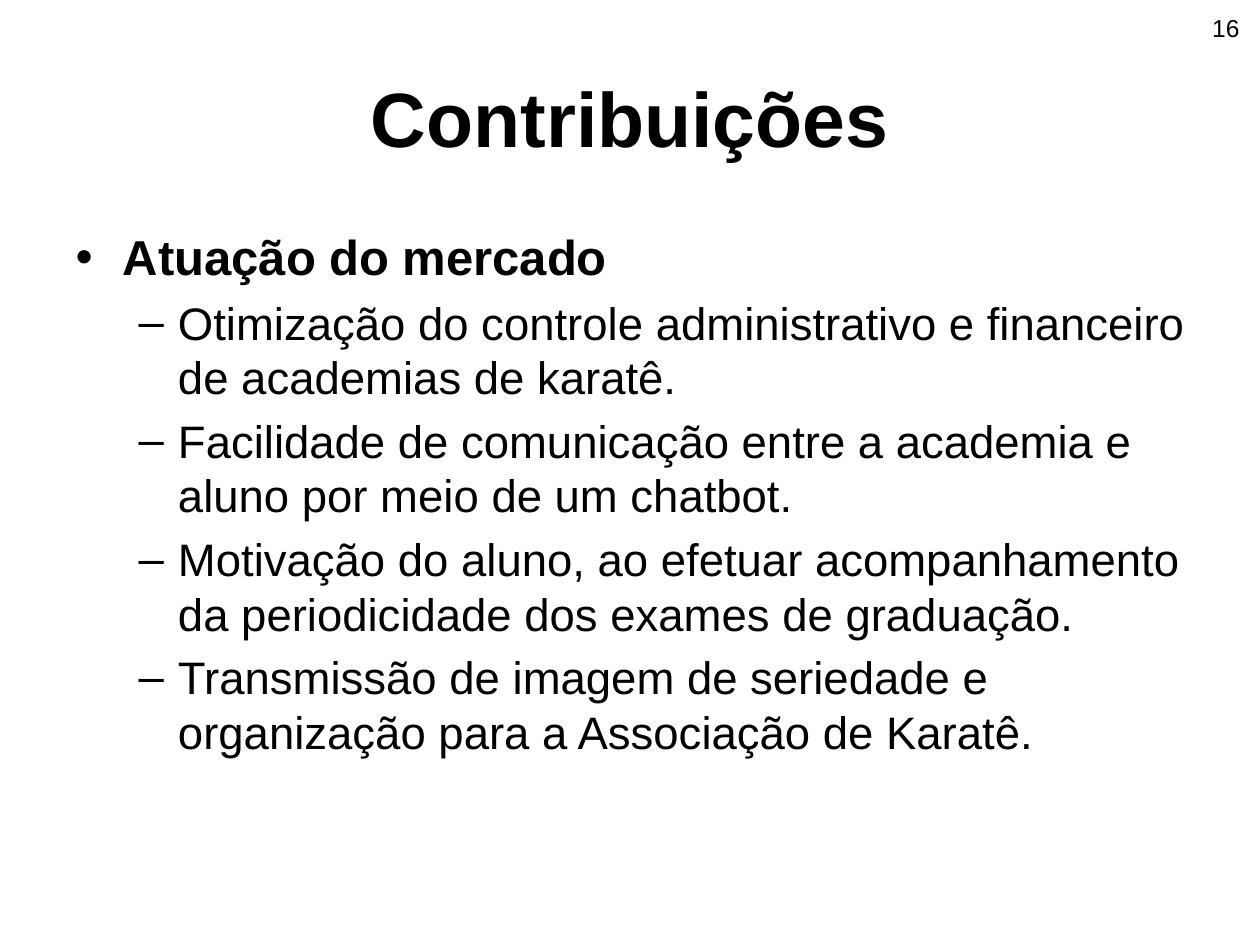
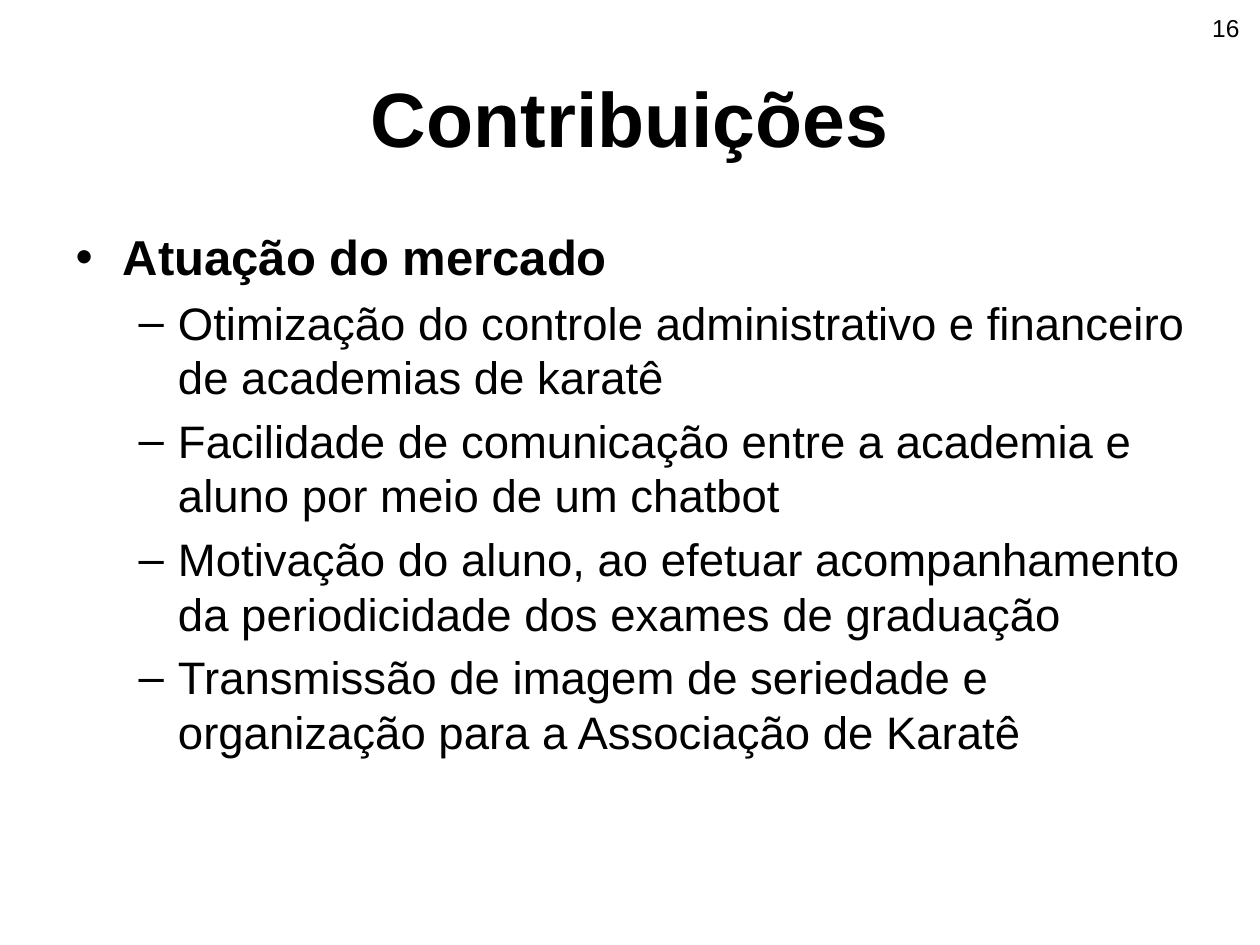
Before and after one commit to nicole-bauchspiess/TCC1, a slide deck: slide 16 of Apresentação Pré-projeto-BCC - Copia.pptx. Drawn at 1260x945 pixels with LibreOffice and Linux fonts; fonts in the diff are those of the drawing; background and template pictures are left out. Boxes give left, top, right and bottom in pixels: in the first picture for what was removed or moved away, otherwise in the second. Text is boxed around its words. In the diff, an @@ line names an element or a change of style, - is before the commit and + after.

```diff
--- a/Apresentação Pré-projeto-BCC - Copia.pptx
+++ b/Apresentação Pré-projeto-BCC - Copia.pptx
@@ text at (178,307,1184,758): text changed @@
-  – Otimização do controle administrativo e financeiro de academias de karatê.
-  – Facilidade de comunicação entre a academia e aluno por meio de um chatbot.
-  – Motivação do aluno, ao efetuar acompanhamento da periodicidade dos exames de graduação.
-  – Transmissão de imagem de seriedade e organização para a Associação de Karatê.
+  – Otimização do controle administrativo e financeiro de academias de karatê
+  – Facilidade de comunicação entre a academia e aluno por meio de um chatbot
+  – Motivação do aluno, ao efetuar acompanhamento da periodicidade dos exames de graduação
+  – Transmissão de imagem de seriedade e organização para a Associação de Karatê
```
Also in this commit, not shown: 6 other slides changed, 3 slides added, 11 other files.
